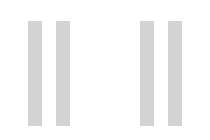
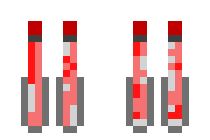
Before/after of a w=210, h=140 layered artwork. What changed in the layer stack:
painted on "圖層" over [21, 21, 189, 133]
